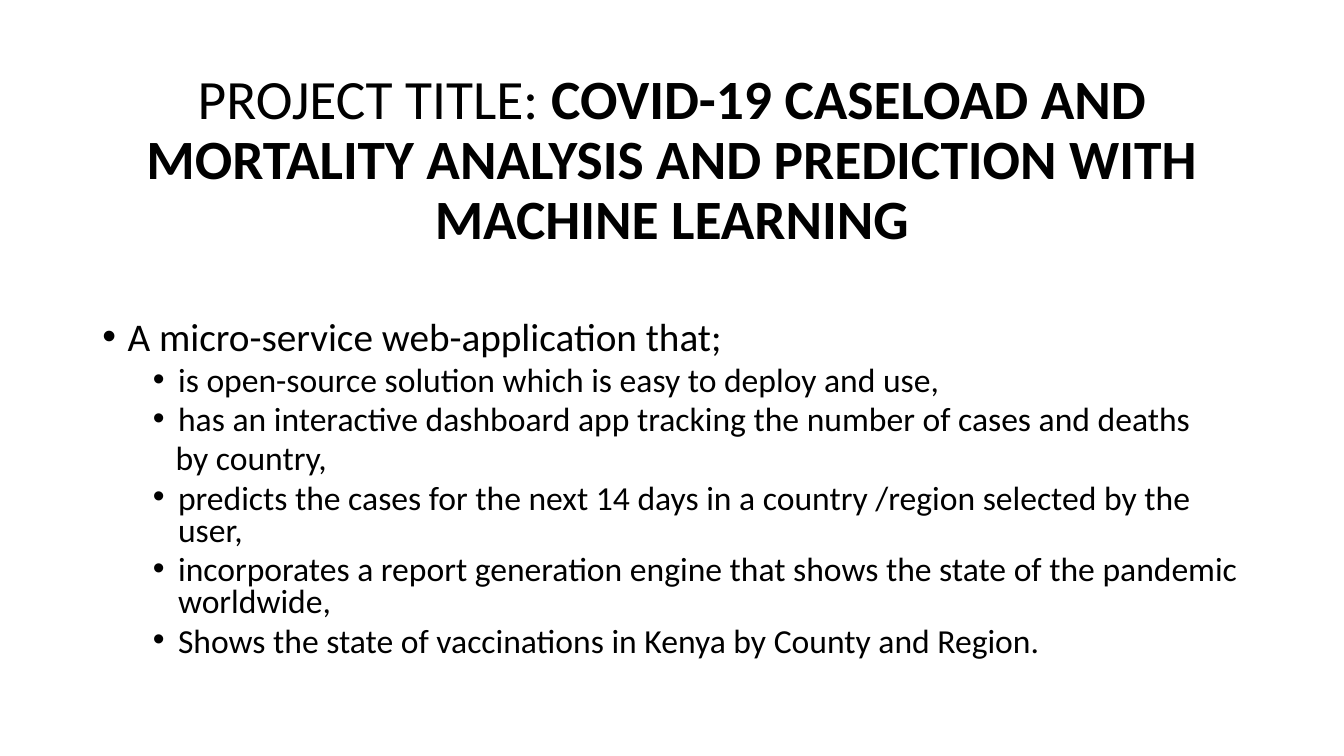
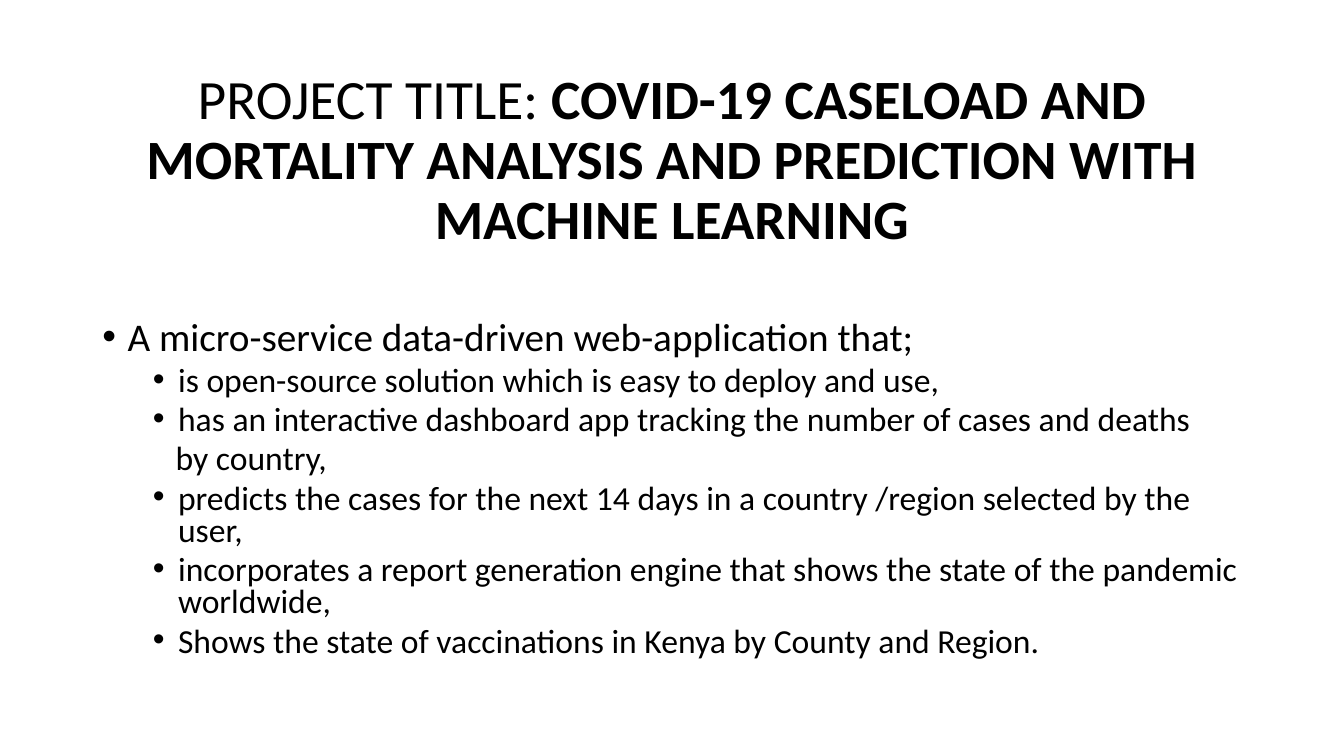
Before and after one commit to iannjari/covid-19-cases-and-mortality-forecaster, a slide deck: slide 3 of docs/ProjectPresentation.pptx. Drawn at 1344x756 pixels with LibreOffice and Linux fonts; fonts in the diff are those of the drawing. Boxes give left, top, right and bottom in pixels: in the first picture for what was removed or moved away, otherwise in the second. Text is boxed around its words. In the diff, an @@ line names an element or a change of style, - is before the commit and + after.

Commit message:
minor changes

```diff
--- a/docs/ProjectPresentation.pptx
+++ b/docs/ProjectPresentation.pptx
@@ text at bbox=[128, 323, 914, 358]: text changed @@
-• A micro-service web-application that;
+• A micro-service data-driven web-application that;
```
